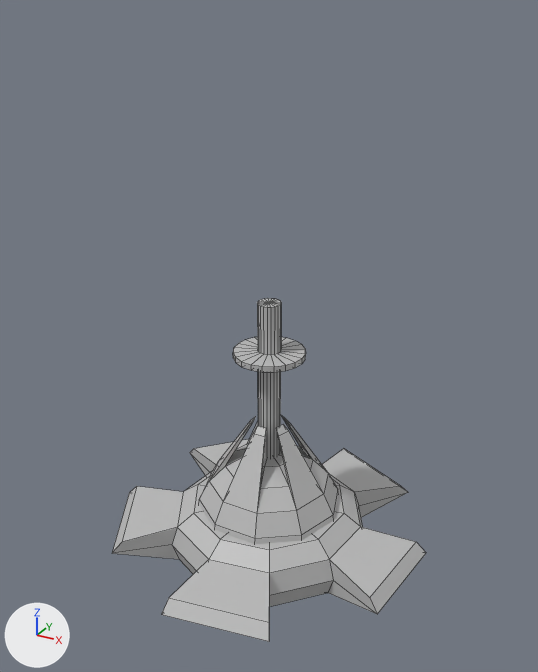
Two versions of the FBX model GreenJellyfish - Neon Odyssey Game/Neon Odyssey/Assets/Models/HoloFire_001_Crypt_001_Ceilingholder.fbx, one commit apart.
Rendered twice from a camera (50 mm lens) standing at (2.22, -4.05, 4.4) and looking at (-0.04, 0.06, 2.35). Every picture has the same lights, and +X, +Y and +Z are marked at lower left. Mesh edges are drawn as thin lines. Where no turn or scale is listed for an object, it has been applied to the vertices.

Before the edit, the objects in view are built like this:
```python
me_mesh = bpy.data.meshes.new('Mesh')
me_mesh.from_pydata(...)  # 374 vertices, 400 faces; spans x -1.16..1.16, y -1.17..1.17, z -1.26..1.26
me_mesh.materials.append(mat_lambert1)  # grey #bcbcbc
ob_holofire_001_crypt_001_ceilingholder = bpy.data.objects.new('HoloFire_001_Crypt_001_Ceilingholder', me_mesh)
ob_holofire_001_crypt_001_ceilingholder.location = (-0.003, 0.0, 1.364)
```
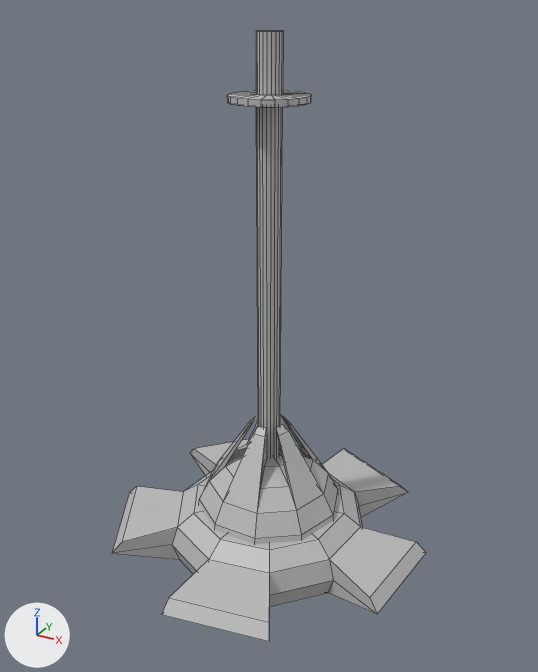
Pixel boxes [x1, y1, x2, y2] of what changed, in the pictures (538 x 672 px; the box of a moved part takes in the faces that stretch with it):
```json
{"object": "HoloFire_001_Crypt_001_Ceilingholder", "change": "reshaped", "before": [112, 298, 426, 641], "after": [112, 30, 426, 641], "on screen": "78% taller"}
{"part": 1, "of": "me_mesh", "change": "moved or reshaped", "before": [233, 298, 306, 458], "after": [227, 30, 311, 458]}
```

The change, as JSON lines over the scene's bpy script:
```json
{"block": "me_mesh", "where": "me_mesh.from_pydata(...)  # 374 vertices, 400 faces; spans x -1.16..1.16, y -1.17..1.17, z -1.26..1.26"}
{"block": "me_mesh", "where": "# used by ob_holofire_001_crypt_001_ceilingholder; location = (-0.003, 0.0, 1.364)"}
{"block": "me_mesh", "change": "me_mesh part 1: all 101 vertices in x -0.25..0.25, y -0.25..0.25, z 0.86..1.26 are moved by (0.0, 0.0, 1.67)"}
```
